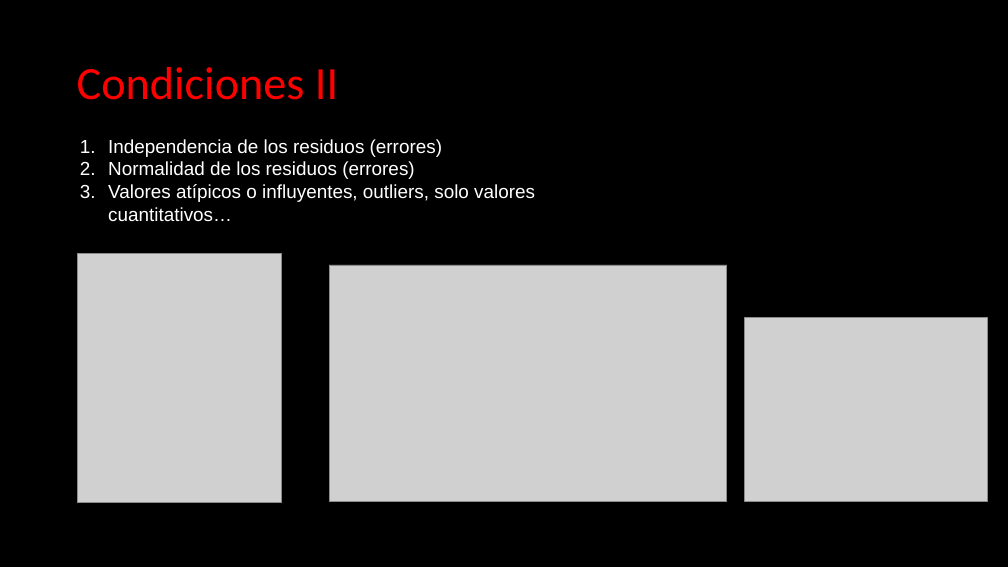
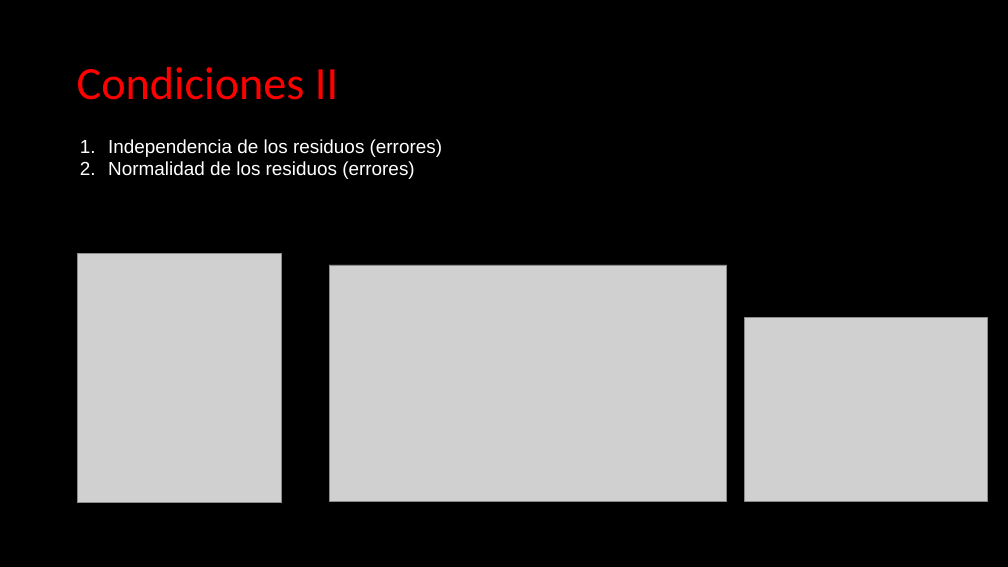
Before and after one commit to InigoLopez1999/2503_dsft_thebridge_inigolopez, a slide deck: slide 20 of 3-Machine_Learning/1-Supervisado/1-Regression/1-Linear_Regression/Linear_regression.pptx. Drawn at 1008x567 pixels with LibreOffice and Linux fonts; fonts in the diff are those of the drawing; grey boxes stand for pictures. Boxes give left, top, right and bottom in pixels: in the first picture for what was removed or moved away, otherwise in the second. Text is boxed around its words. In the diff, an @@ line names an element or a change of style, - is before the commit and + after.

```diff
--- a/3-Machine_Learning/1-Supervisado/1-Regression/1-Linear_Regression/Linear_regression.pptx
+++ b/3-Machine_Learning/1-Supervisado/1-Regression/1-Linear_Regression/Linear_regression.pptx
@@ text at (108,184,535,222): paragraph removed @@
-3. Valores atípicos o influyentes, outliers, solo valores cuantitativos…
```
Also in this commit, not shown: 2 other files.
